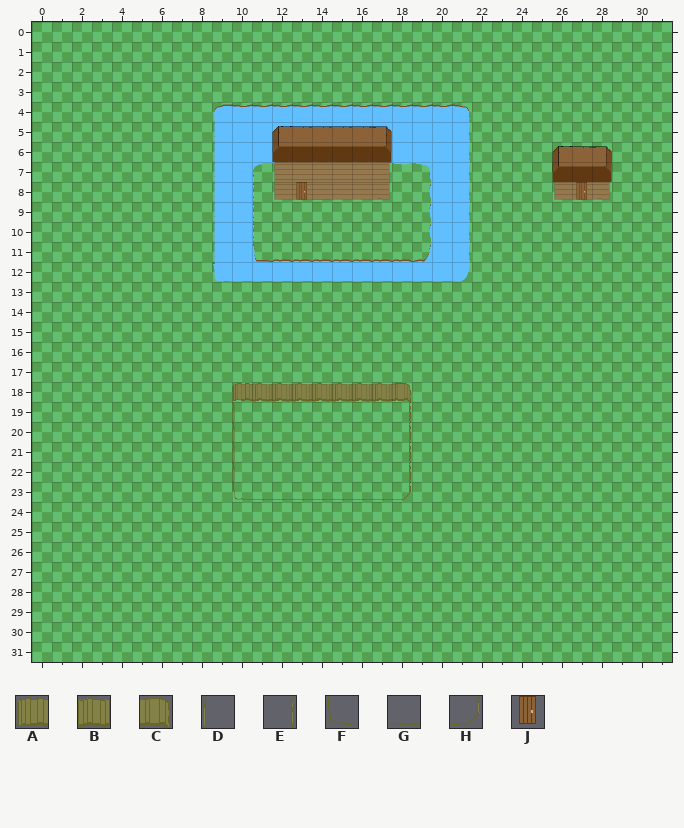
A Tiled map gets an edit: res/maps/spritetest.tmx. The picture above is the old version.
Cells are 32x32 px. Shown: x 0..31, y 0..31. Tiles whose own drawing changed are shown in their newer look in all pictures.
Key: from "TestSpriteSheet": A 51, B 52, C 53, D 67, E 69, F 83, G 84, H 85, J 89.
_ is an empty cell.
Layers that did not change in this view are not listed.
Layer "Tile Layer 2" before, first column x 5:
 6 __________________
 7 __________________
 8 __________________
 9 __________________
10 __________________
11 __________________
12 __________________
13 __________________
14 __________________
15 __________________
16 __________________
17 __________________
18 _____ABBBBBBBC____
19 _____D_______E____
20 _____D_______E____
21 _____D_______E____
22 _____D_______E____
23 _____FGGGGGGGH____
24 __________________
New version:
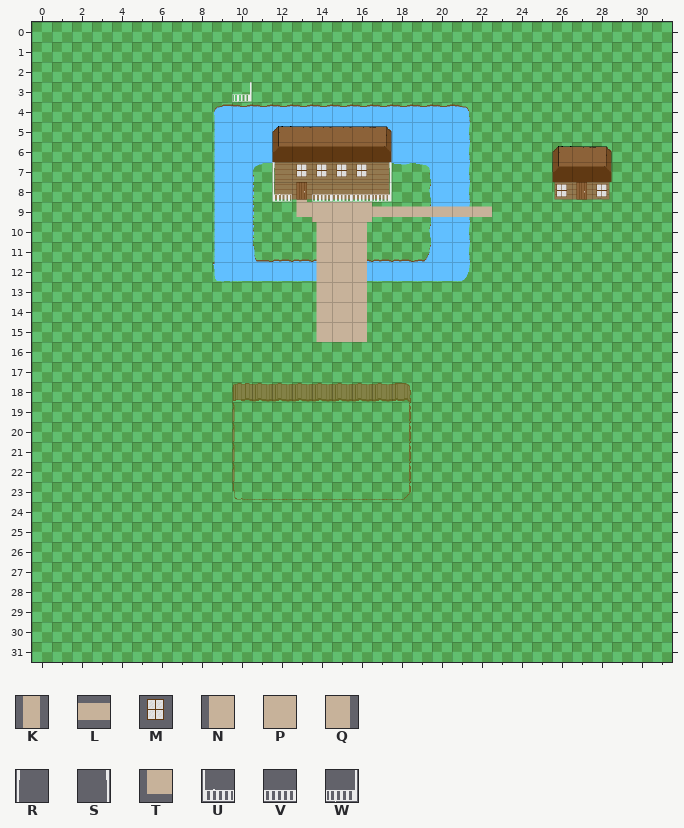
Further tiles: from "TestSpriteSheet": K 59, L 60, M 73, N 90, P 91, Q 92, R 102, S 104, T 106, U 118, V 119, W 120.
Difference:
Layer "Tile Layer 2":
The edit adds tile K in row 8 at x 13.
The edit adds tile L in row 9 at x 17 to 18.
The edit adds tile N in rows 10 to 15 at x 14.
The edit adds tile P in row 9 at x 14 to 16; in rows 10 to 15 at x 15.
The edit adds tile Q in rows 10 to 15 at x 16.
The edit adds tile T in row 9 at x 13.
Layer "Tile Layer 5":
The edit adds tile K in rows 11 to 13 at x 15.
The edit adds tile L in row 9 at x 19 to 22.
The edit adds tile M in row 7 at x 13 to 16; in row 8 at x 26 and 28.
The edit adds tile R in row 7 at x 12.
The edit adds tile S in row 7 at x 17.
The edit adds tile U in row 8 at x 12.
The edit adds tile V in row 8 at x 14 to 16.
The edit adds tile W in row 3 at x 10; in row 8 at x 17.
